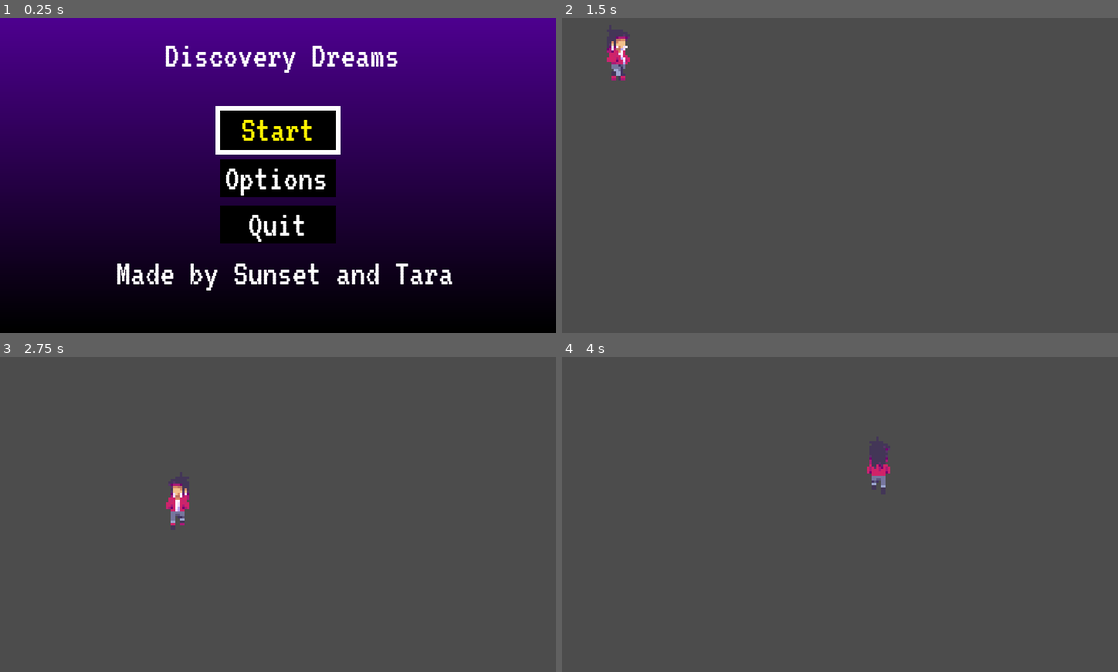
Above: before the commit, frames 1-4 (two rows, left to right).
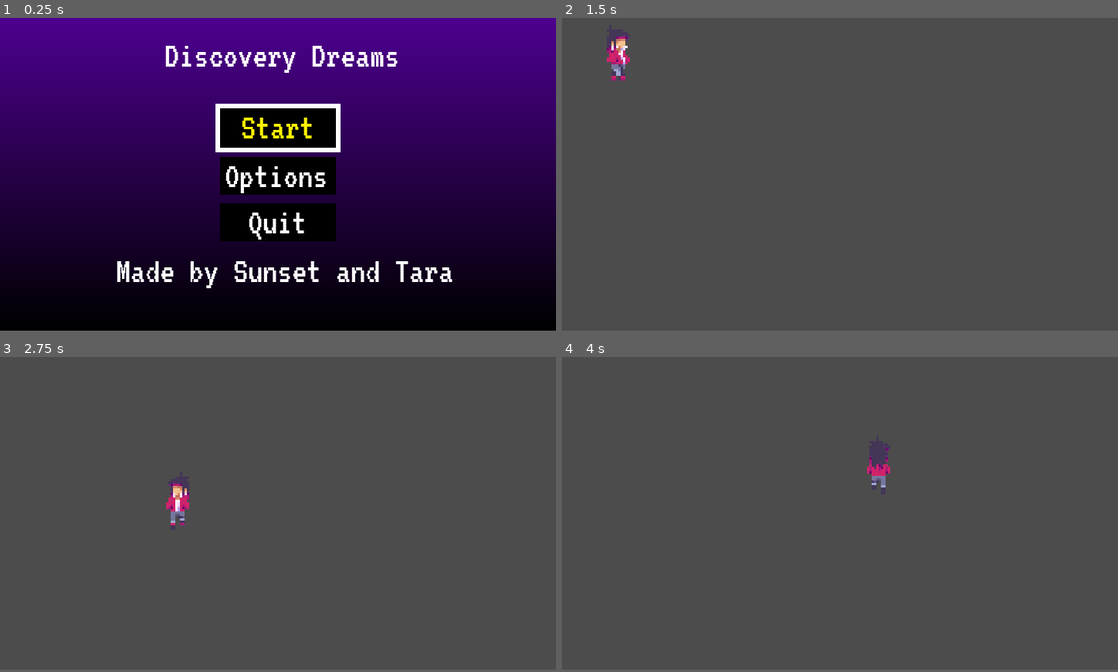
Above: after the commit, the same moments.

Repository: taraaliz/Sunset_Game
Game: Godot game, scene res://resources/menu/alt_title_screen.tscn
The game is run twice, just before and just after one commit, with the same random seed, the same clock (stepped at 60 frames per second) and the same inputs.
Inputs:
- Up to frame 1 (0.25 s): no input
- Up to frame 2 (1.5 s): click "Start" at 0.5 s; tap Enter at 1.25 s; hold Right (ui_right) from 1.28 s (still down)
- Up to frame 3 (2.75 s): release Right (ui_right) at 2.03 s; hold Down (ui_down) from 2.03 s (still down)
- Up to frame 4 (4 s): release Down (ui_down) at 2.78 s; hold Right (ui_right) 2.78-3.53 s; hold Up (ui_up) from 3.53 s (still down)
In our replay, the window is 720x408 before the commit and 720x405 after it. These sizes can differ from the game's own. Grey fills any space a smaller window leaves; there, only what the larger window draws over its background counts as a difference.

The runs differ from the first frame. In frame 1, 3.5% of the frame differs, in the area x 20-82%, y 27-87%; in frame 2, only the window size differs; in frame 3, only the window size differs; in frame 4, only the window size differs.

Commit message:
adds start of settings page

Diff:
--- /dev/null
+++ b/UIResolutionSelector.gd
@@ -0,0 +1,33 @@
+# Scene with an OptionButton to select resolution from list of options
+tool
+extends Control
+
+# Emitted when selected resolution changes
+signal resolution_changed(new_resolution)
+
+# storing reference to option button to get the selected option later
+onready var option_button: OptionButton = $OptionButton
+export var title := "" setget set_title
+
+onready var label := $Label
+
+func _update_selected_item(text: String) -> void:
+	# resolutions in format XRESxYRES
+	# split_floats gives array with both vals as floats
+	var values := text.split_floats("x")
+
+	# emit signal for new resolution
+	emit_signal("resolution_changed", Vector2(values[0], values[1]))
+
+func _on_OptionButton_item_selected(_index: int) -> void:
+	# call when user selects new item
+	_update_selected_item(option_button.text)
+
+# executed when title variable changes
+func set_title(value: String) -> void:
+	title = value
+	# wait until scene is ready if label is null
+	if not label:
+		yield(self, "ready")
+	# update label's text
+	label.text = title
--- /dev/null
+++ b/UISettingsCheckbox.gd
@@ -0,0 +1,25 @@
+# Scene with a checkbox to switch settings with boolean values
+# tool allows us to see labels text updated when changing editor's title variable
+tool
+extends Control
+
+# emitted when checkbox state changes
+signal toggled(is_button_pressed)
+
+# lets us change text when title variable changes
+export var title := "" setget set_title
+
+onready var label := $Label
+
+# emit toggled signal when checkbox state changes
+func _on_CheckBox_toggled(button_pressed: bool) -> void:
+	emit_signal("toggled", button_pressed)
+
+# executed when title variable changes
+func set_title(value: String) -> void:
+	title = value
+	# wait until scene is ready if label is null
+	if not label:
+		yield(self, "ready")
+	# update label's text
+	label.text = title
--- a/project.godot
+++ b/project.godot
@@ -14,12 +14,16 @@
 run/main_scene="res://resources/menu/alt_title_screen.tscn"
 config/icon="res://icon.png"
 
+[autoload]
+
+GlobalSettings="*res://resources/menu/global_settings.gd"
+
 [display]
 
 window/size/width=240
-window/size/height=136
-window/size/test_width=1280
-window/size/test_height=720
+window/size/height=135
+window/size/test_width=1920
+window/size/test_height=1080
 window/stretch/mode="2d"
 window/stretch/aspect="keep"
 
--- /dev/null
+++ b/resources/UI/UIResolutionSelector.tscn
@@ -0,0 +1,22 @@
+[gd_scene load_steps=2 format=2]
+
+[ext_resource path="res://UIResolutionSelector.gd" type="Script" id=1]
+
+[node name="UIResolutionSelector" type="HBoxContainer"]
+margin_right = 40.0
+margin_bottom = 40.0
+script = ExtResource( 1 )
+
+[node name="Label" type="Label" parent="."]
+margin_top = 13.0
+margin_bottom = 27.0
+
+[node name="OptionButton" type="OptionButton" parent="."]
+margin_left = 4.0
+margin_right = 88.0
+margin_bottom = 40.0
+text = "640x360"
+items = [ "640x360", null, false, 0, null, "1280x820", null, false, 1, null, "1920x1080", null, false, 2, null, "2560x1440", null, false, 3, null ]
+selected = 0
+
+[connection signal="item_selected" from="OptionButton" to="." method="_on_OptionButton_item_selected"]
--- /dev/null
+++ b/resources/UI/UISettingsCheckbox.tscn
@@ -0,0 +1,19 @@
+[gd_scene load_steps=2 format=2]
+
+[ext_resource path="res://UISettingsCheckbox.gd" type="Script" id=1]
+
+[node name="UISettingsCheckbox" type="HBoxContainer"]
+margin_right = 40.0
+margin_bottom = 40.0
+script = ExtResource( 1 )
+
+[node name="Label" type="Label" parent="."]
+margin_top = 13.0
+margin_bottom = 27.0
+
+[node name="CheckBox" type="CheckBox" parent="."]
+margin_left = 4.0
+margin_right = 28.0
+margin_bottom = 40.0
+
+[connection signal="toggled" from="CheckBox" to="." method="_on_CheckBox_toggled"]
--- /dev/null
+++ b/resources/menu/UISettings.tscn
@@ -0,0 +1,83 @@
+[gd_scene load_steps=5 format=2]
+
+[ext_resource path="res://resources/UI/UISettingsCheckbox.tscn" type="PackedScene" id=1]
+[ext_resource path="res://resources/UI/UIResolutionSelector.tscn" type="PackedScene" id=2]
+[ext_resource path="res://resources/menu/menu_theme_btns.tres" type="Theme" id=3]
+[ext_resource path="res://resources/menu/UISlider.tscn" type="PackedScene" id=4]
+
+[node name="UISettings" type="Panel"]
+anchor_right = 1.0
+anchor_bottom = 1.0
+
+[node name="VBoxContainer" type="VBoxContainer" parent="."]
+anchor_right = 1.0
+anchor_bottom = 1.0
+
+[node name="Label" type="Label" parent="VBoxContainer"]
+margin_right = 240.0
+margin_bottom = 17.0
+theme = ExtResource( 3 )
+text = "Settings"
+align = 1
+
+[node name="HSeparator" type="HSeparator" parent="VBoxContainer"]
+margin_top = 21.0
+margin_right = 240.0
+margin_bottom = 25.0
+
+[node name="Column1" type="HBoxContainer" parent="VBoxContainer"]
+margin_top = 29.0
+margin_right = 154.0
+margin_bottom = 124.0
+size_flags_horizontal = 2
+
+[node name="VBoxContainer" type="VBoxContainer" parent="VBoxContainer/Column1"]
+margin_right = 120.0
+margin_bottom = 95.0
+size_flags_horizontal = 2
+custom_constants/separation = 10
+
+[node name="UIFullScreenCheckbox" parent="VBoxContainer/Column1/VBoxContainer" instance=ExtResource( 1 )]
+margin_right = 120.0
+margin_bottom = 17.0
+theme = ExtResource( 3 )
+title = "Full Screen"
+
+[node name="UIResolutionSelector" parent="VBoxContainer/Column1/VBoxContainer" instance=ExtResource( 2 )]
+margin_top = 27.0
+margin_right = 120.0
+margin_bottom = 44.0
+theme = ExtResource( 3 )
+title = "Resolution"
+
+[node name="VBoxContainer2" type="VBoxContainer" parent="VBoxContainer/Column1"]
+margin_left = 124.0
+margin_right = 154.0
+margin_bottom = 95.0
+size_flags_horizontal = 2
+custom_constants/separation = 10
+alignment = 2
+
+[node name="MasterVolSlider" parent="VBoxContainer/Column1/VBoxContainer2" instance=ExtResource( 4 )]
+margin_right = 30.0
+margin_bottom = 16.0
+alignment = 2
+
+[node name="MusicSlider" parent="VBoxContainer/Column1/VBoxContainer2" instance=ExtResource( 4 )]
+margin_top = 26.0
+margin_right = 30.0
+margin_bottom = 42.0
+alignment = 2
+
+[node name="SFXSlider" parent="VBoxContainer/Column1/VBoxContainer2" instance=ExtResource( 4 )]
+margin_top = 52.0
+margin_right = 30.0
+margin_bottom = 68.0
+alignment = 2
+
+[node name="ApplyButton" type="Button" parent="VBoxContainer/Column1/VBoxContainer2"]
+margin_top = 78.0
+margin_right = 30.0
+margin_bottom = 95.0
+theme = ExtResource( 3 )
+text = "Apply"
--- /dev/null
+++ b/resources/menu/UISlider.tscn
@@ -0,0 +1,13 @@
+[gd_scene format=2]
+
+[node name="UISlider" type="HBoxContainer"]
+margin_right = 40.0
+margin_bottom = 40.0
+
+[node name="Label" type="Label" parent="."]
+margin_bottom = 14.0
+
+[node name="HSlider" type="HSlider" parent="."]
+margin_left = 4.0
+margin_right = 20.0
+margin_bottom = 16.0
--- /dev/null
+++ b/resources/menu/global_settings.gd
@@ -0,0 +1,19 @@
+extends Node
+
+var is_volume_enabled : bool
+var master_volume : float
+
+var is_sfx_enabled : bool
+var sfx_volume : float
+
+var is_music_enabled : bool
+var music_volume : float
+
+var is_fullscreen : bool
+
+# presets: slow, normal, fast
+# how fast dialogue boxes display
+var text_speed : String
+
+# presets: 2560 x 1440, 1920 x 1080, 1280 x 720, 720 x 480
+var window_size : String
Binary file added: resources/colour_sheet.png
Not shown, added: resources/colour_sheet.png.import
